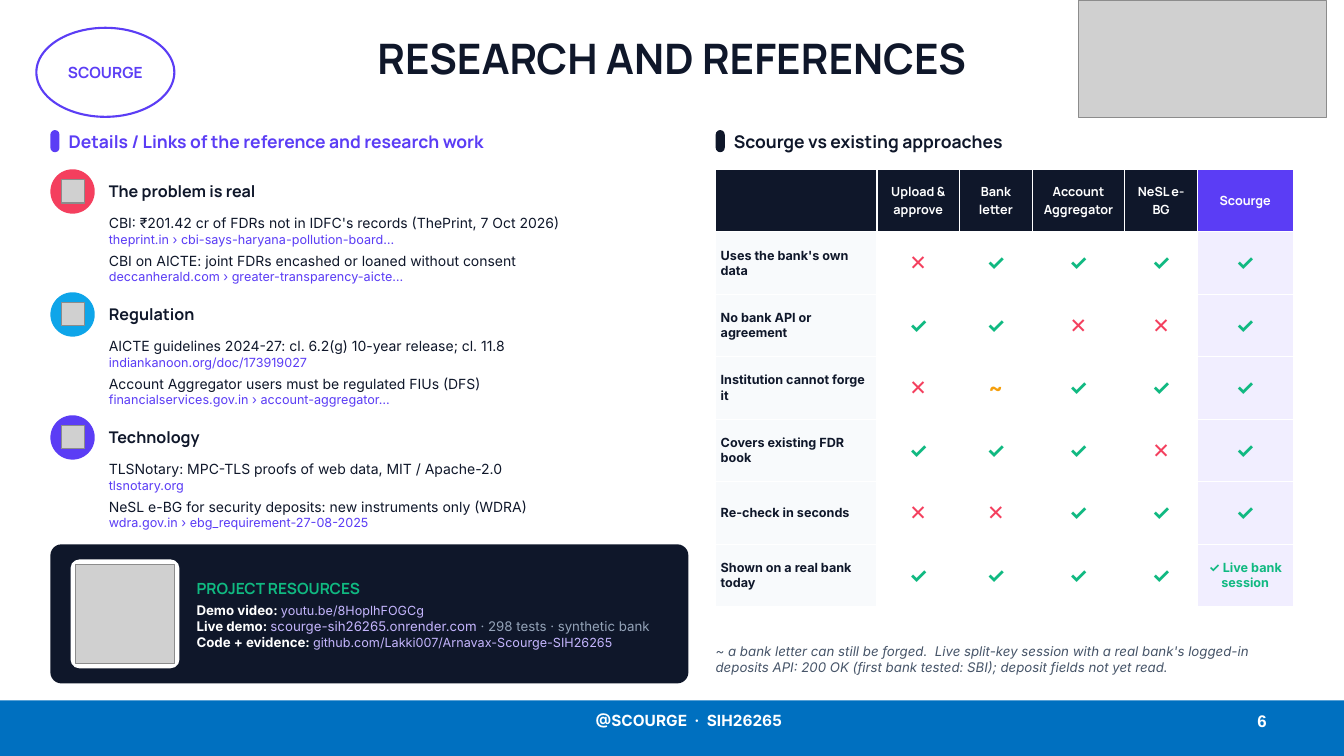
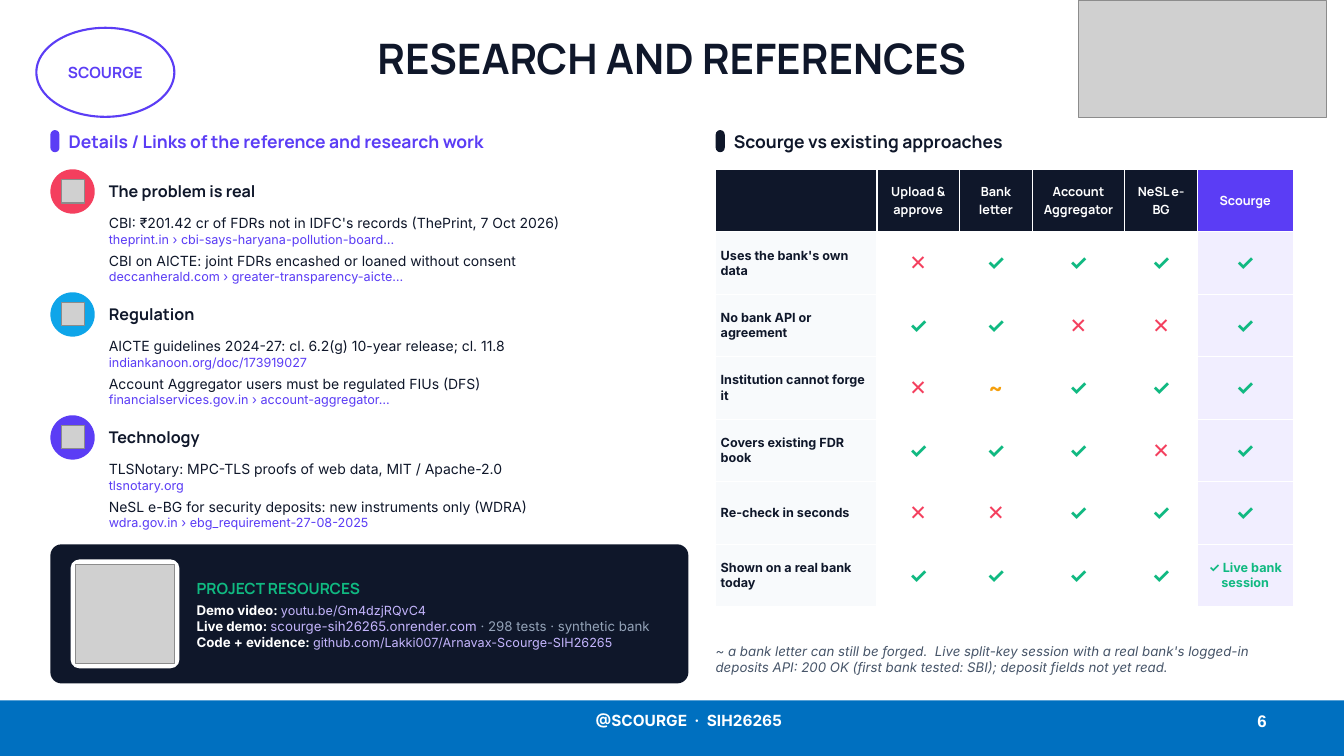
Before and after one commit to Lakki007/Arnavax-Scourge-SIH26265, a slide deck: slide 6 of docs/ppt/Scourge_SIH26265_Idea.pptx. Drawn at 1344x756 pixels with LibreOffice and Linux fonts; fonts in the diff are those of the drawing; grey boxes stand for pictures. Boxes give left, top, right and bottom in pixels: in the first picture for what was removed or moved away, otherwise in the second. Text is boxed around its words. In the diff, an @@ line names an element or a change of style, - is before the commit and + after.

```diff
--- a/docs/ppt/Scourge_SIH26265_Idea.pptx
+++ b/docs/ppt/Scourge_SIH26265_Idea.pptx
@@ text at box(197, 605, 426, 618): text changed @@
-Demo video: youtu.be/8HoplhFOGCg
+Demo video: youtu.be/Gm4dzjRQvC4
```
Also in this commit, not shown: 6 other files.
